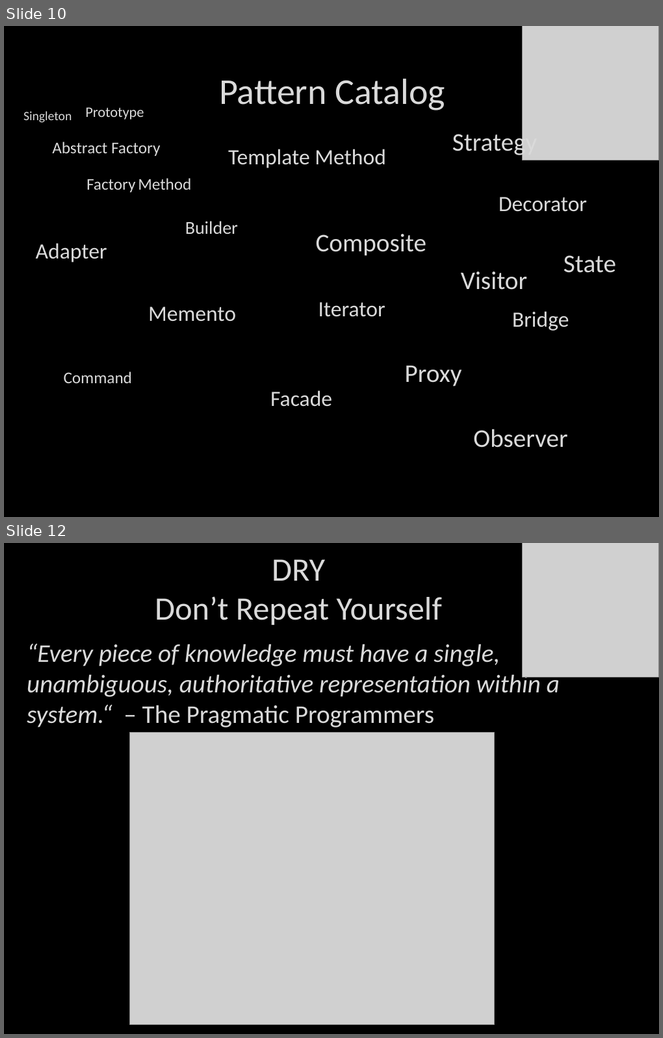
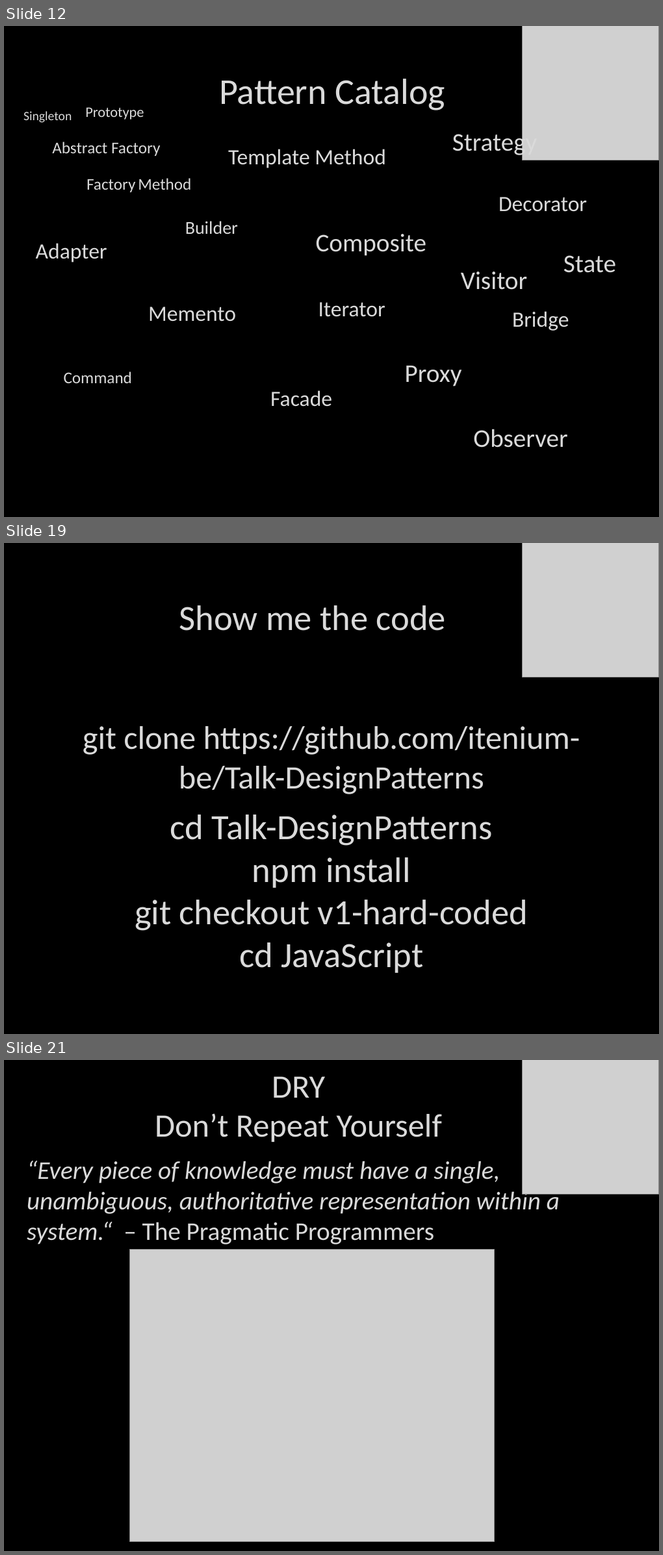
Before and after one commit to itenium-be/Talk-DesignPatterns, a slide deck: patterns.pptx. Shown one above the other, each under a label of ours: slides 10 and 12 before the commit, slides 12, 19 and 21 after it; the slides between them are not shown. The pictures are 663x1038 and 663x1555 pixels, drawn with LibreOffice and Linux fonts; fonts in the diff are those of the drawing; grey boxes stand for pictures; background and template pictures are left out. Boxes give left, top, right and bottom in pixels: in the first picture for what was removed or moved away, otherwise in the second. Text is boxed around its words. In the diff, an @@ line names an element or a change of style, - is before the commit and + after.

```diff
--- a/patterns.pptx
+++ b/patterns.pptx
@@ slide 19 added at box(4, 543, 659, 1034), background picture (left out) @@
@@ picture added at box(523, 543, 659, 677) @@
@@ text added at box(180, 605, 446, 631), 39 pt, text #DADADA @@
+Show me the code
@@ title added at box(83, 726, 581, 795), 36 pt, text #DADADA @@
+git clone https://github.com/itenium-be/Talk-DesignPatterns
@@ text added at box(135, 815, 528, 973), 39 pt, text #DADADA @@
+cd Talk-DesignPatterns
+npm install
+git checkout v1-hard-coded
+cd JavaScript
@@ what was slide 10 is now slide 12 @@
@@ what was slide 12 is now slide 21 @@
```
Also in this commit, not shown: 8 slides changed, 5 other slides added, 1 other file.
